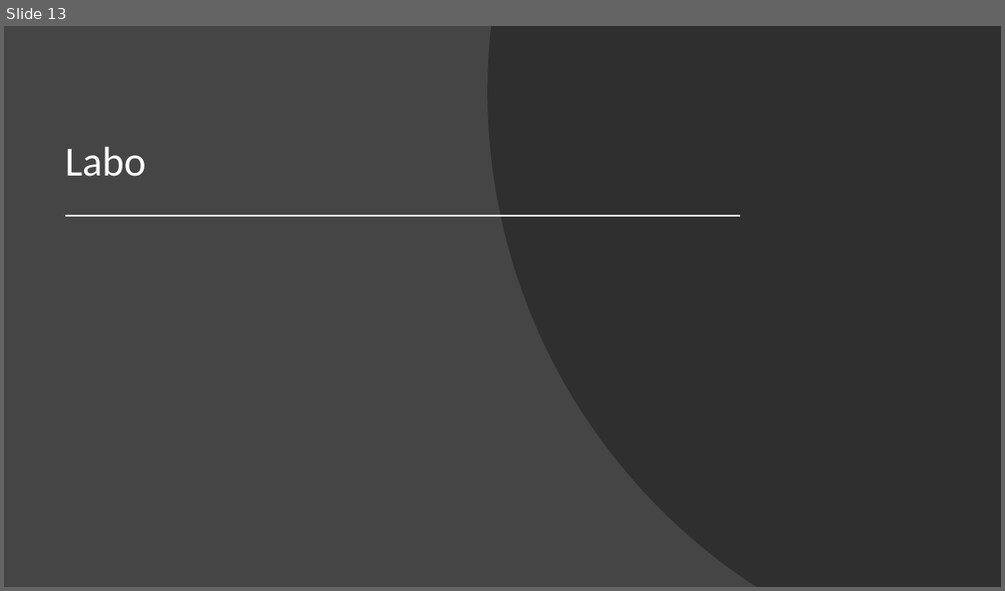
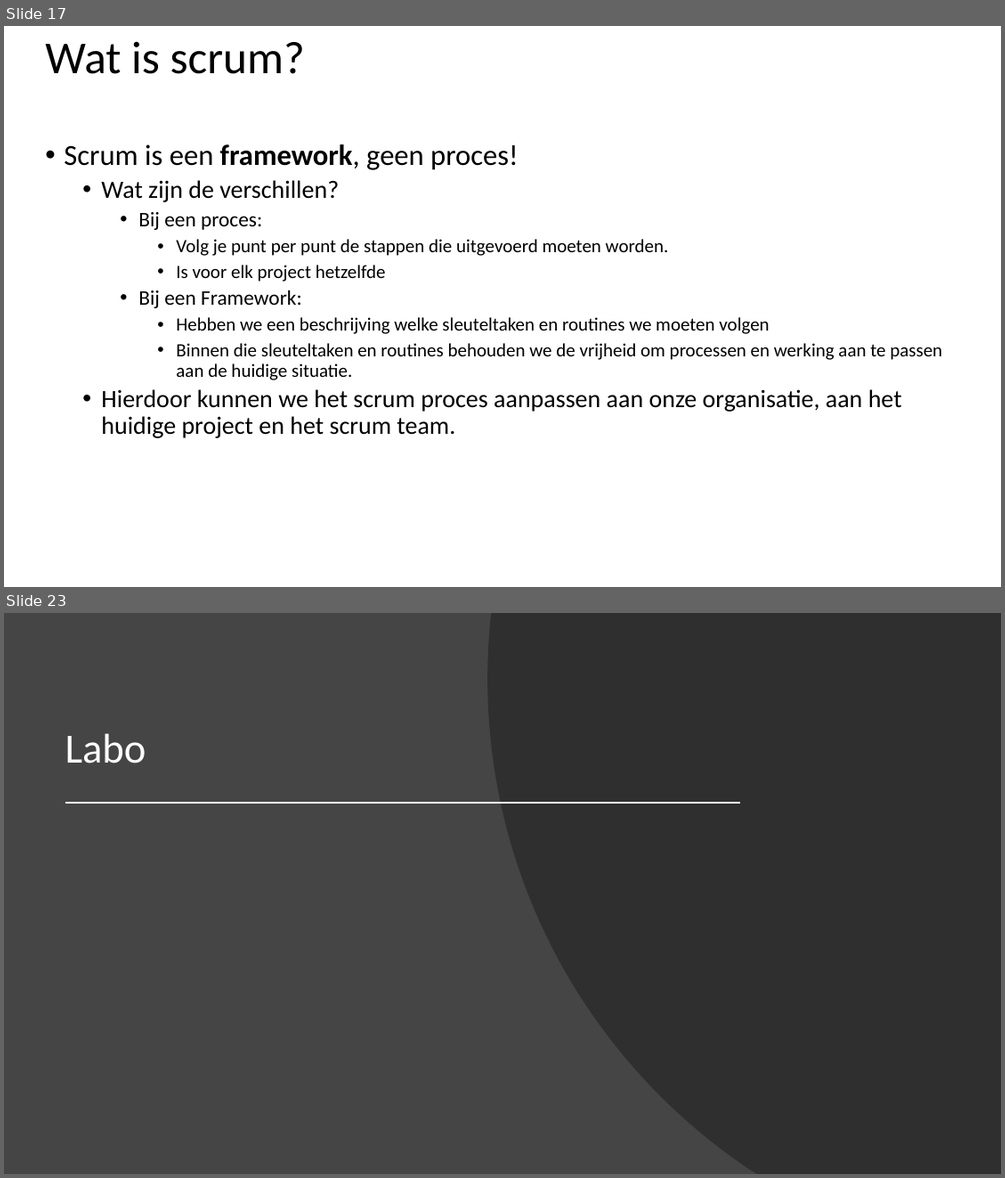
Before and after one commit to Fleximinded/BasicCSharp, a slide deck: Powerpoints/Projectmanagement.pptx. Shown one above the other, each under a label of ours: slide 13 before the commit, slides 17 and 23 after it; the slides between them are not shown. The pictures are 1005x591 and 1005x1178 pixels, drawn with LibreOffice and Linux fonts; fonts in the diff are those of the drawing. Boxes give left, top, right and bottom in pixels: in the first picture for what was removed or moved away, otherwise in the second. Text is boxed around its words. In the diff, an @@ line names an element or a change of style, - is before the commit and + after.

```diff
--- a/Powerpoints/Projectmanagement.pptx
+++ b/Powerpoints/Projectmanagement.pptx
@@ slide 17 added at bbox=[4, 26, 1001, 587], background #FFFFFF @@
@@ title added at bbox=[45, 41, 305, 74], 44 pt, text #000000 @@
+Wat is scrum?
@@ text added at bbox=[64, 144, 942, 438], 18 pt, text #000000 @@
+• Scrum is een framework, geen proces!
+  • Wat zijn de verschillen?
+    • Bij een proces:
+      • Volg je punt per punt de stappen die uitgevoerd moeten worden.
+      • Is voor elk project hetzelfde
+    • Bij een Framework:
+      • Hebben we een beschrijving welke sleuteltaken en routines we moeten volgen
+      • Binnen die sleuteltaken en routines behouden we de vrijheid om processen en werking aan te passen aan de huidige situatie.
+  • Hierdoor kunnen we het scrum proces aanpassen aan onze organisatie, aan het huidige project en het scrum team.
@@ what was slide 13 is now slide 23 @@
```
Also in this commit, not shown: 11 other slides added, 2 slides removed, 10 other files.
